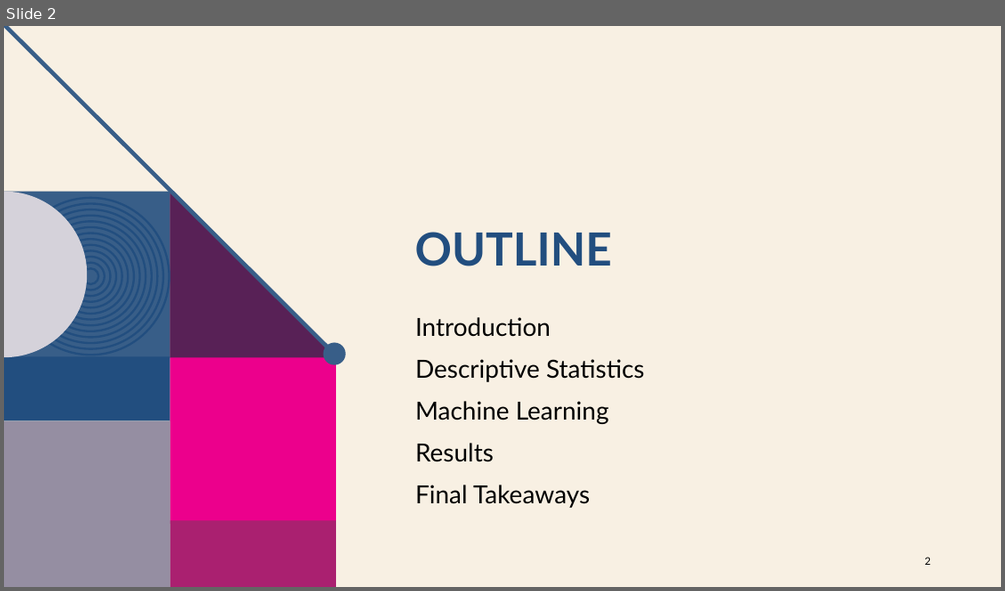
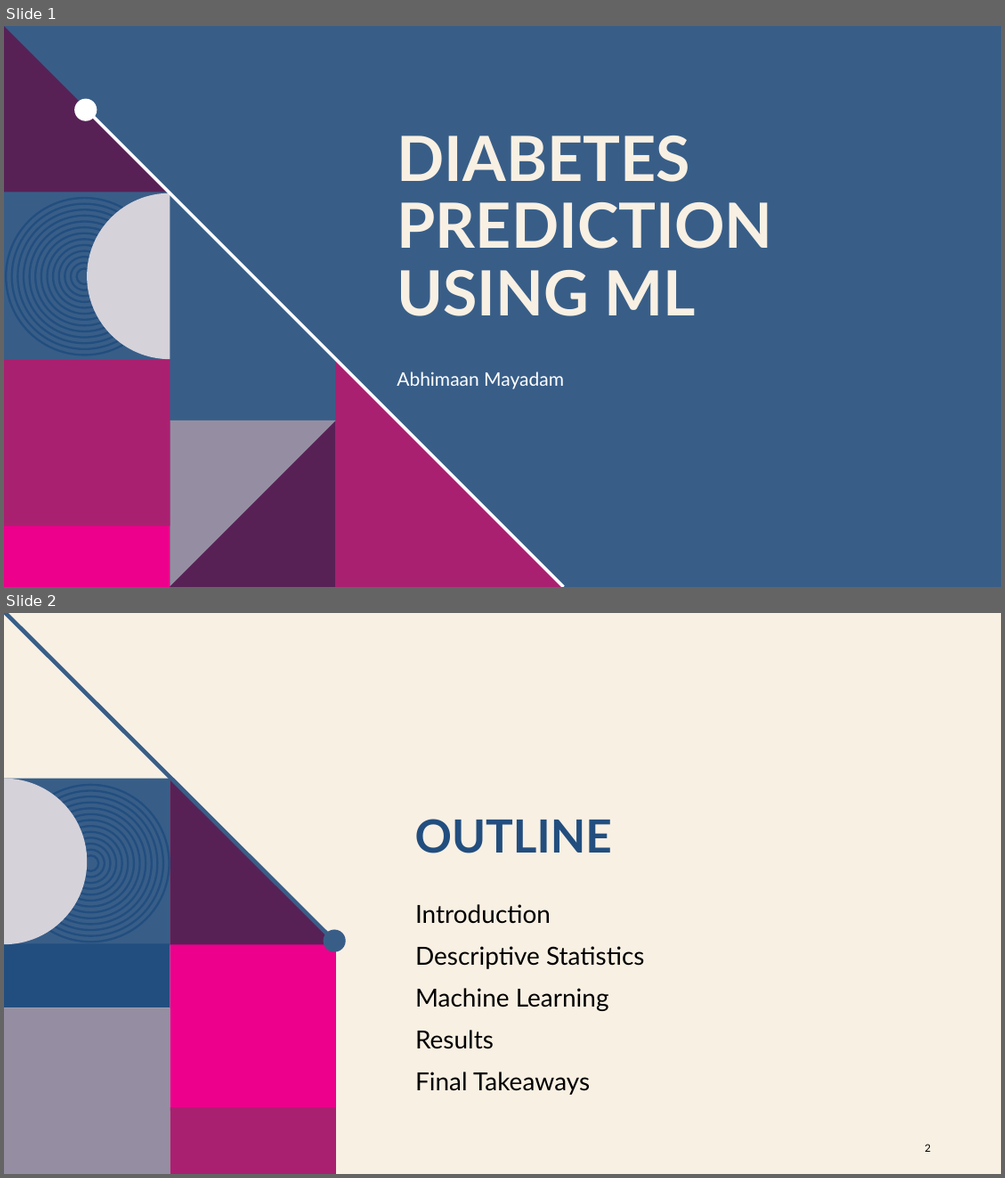
Before and after one commit to AbhiMayadam/HI-2022-Final-Project, a slide deck: Can you predict diabetes.pptx. Shown one above the other, each under a label of ours: slide 2 before the commit, slides 1 and 2 after it. The pictures are 1005x591 and 1005x1178 pixels, drawn with LibreOffice and Linux fonts; fonts in the diff are those of the drawing; background and template pictures are left out. Boxes give left, top, right and bottom in pixels: in the first picture for what was removed or moved away, otherwise in the second. Text is boxed around its words. In the diff, an @@ line names an element or a change of style, - is before the commit and + after.

```diff
--- a/Can you predict diabetes.pptx
+++ b/Can you predict diabetes.pptx
@@ slide 1 added at [4, 26, 1001, 587], background #385E88 @@
@@ group added at [4, 26, 563, 587]: 14 ellipses, 4 rectangles, 4 freeform shapes, 1 line @@
@@ title added at [397, 135, 773, 316], 60 pt, text #F8F0E3, bold @@
+DIABETES PREDICTION USING ML
@@ text added at [396, 371, 564, 389], 18 pt, text #FFFFFF @@
+Abhimaan Mayadam
```
Also in this commit, not shown: 2 slides changed, 1 other slide added, 1 slide removed, 1 other file.
